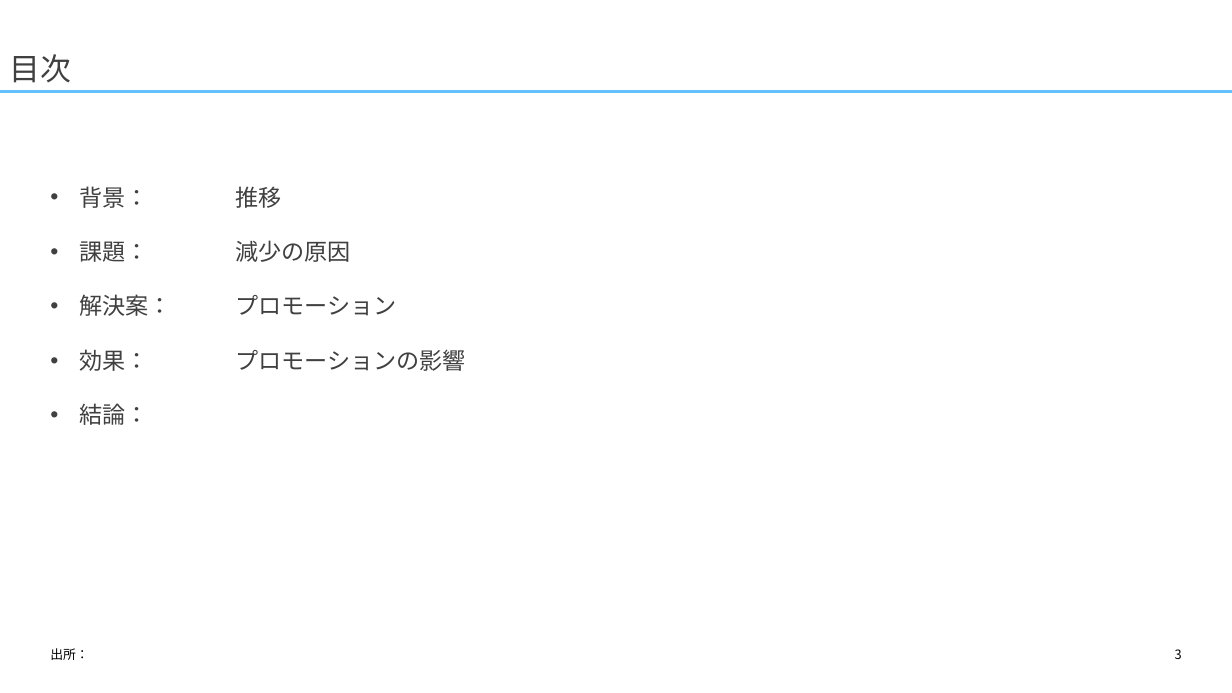
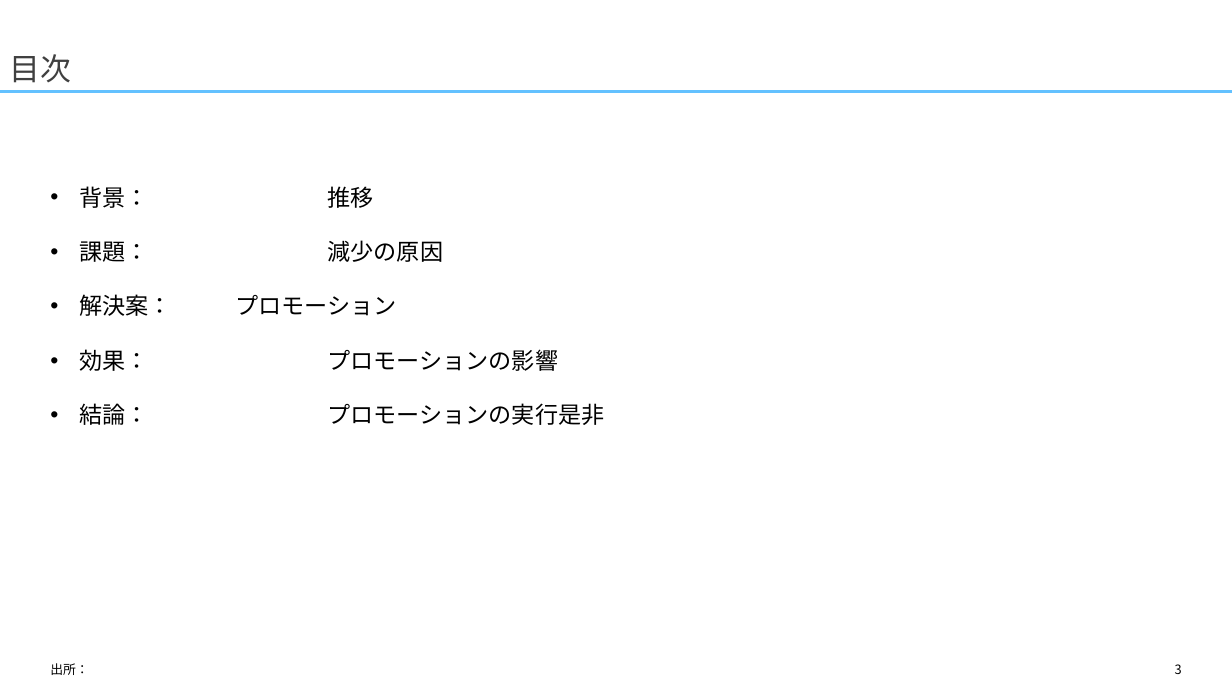
Before and after one commit to yuzucha16/dotfiles, a slide deck: slide 3 of office/Blank.potx. Drawn at 1232x693 pixels with LibreOffice and Linux fonts; fonts in the diff are those of the drawing. Boxes give left, top, right and bottom in pixels: in the first picture for what was removed or moved away, otherwise in the second. Text is boxed around its words. In the diff, an @@ line names an element or a change of style, - is before the commit and + after.

```diff
--- a/office/Blank.potx
+++ b/office/Blank.potx
@@ text at (79,186,559,371): text colour #404040 to #000000 in "背景： 推移", "課題： 減少の原因", "解決案： プロモーション", "効果： プロモーションの影響" @@
@@ text at (79,403,605,425): text changed; text colour #404040 to #000000 @@
-• 結論：
+• 結論： プロモーションの実行是非
@@ text "出所：": place and size @@
-text "出所：" at (50,648,88,660)
+text "出所：" at (50,663,88,675)
@@ page number: place and size @@
-page number at (1175,649,1182,659)
+page number at (1175,664,1182,674)
```
Also in this commit, not shown: 24 other slides changed, 4 slides added.
